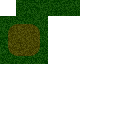
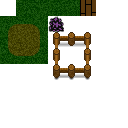
Two versions of the same layered image (128 × 128). Layer-by-layer changes:
removed layer "Layer 1" over (48, 16, 80, 64)
added layer "Layer 7" above "Layer 8" over (48, 0, 96, 78)
added layer "Layer 8" over (54, 42, 90, 80)
